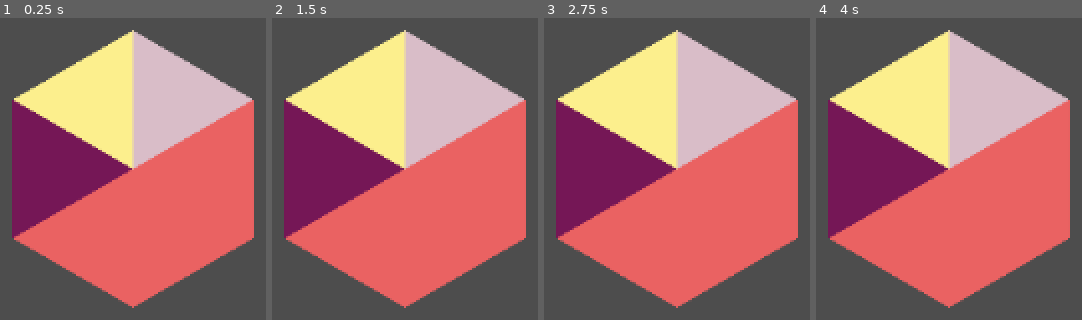
Above: before the commit, frames 1-4 (left to right).
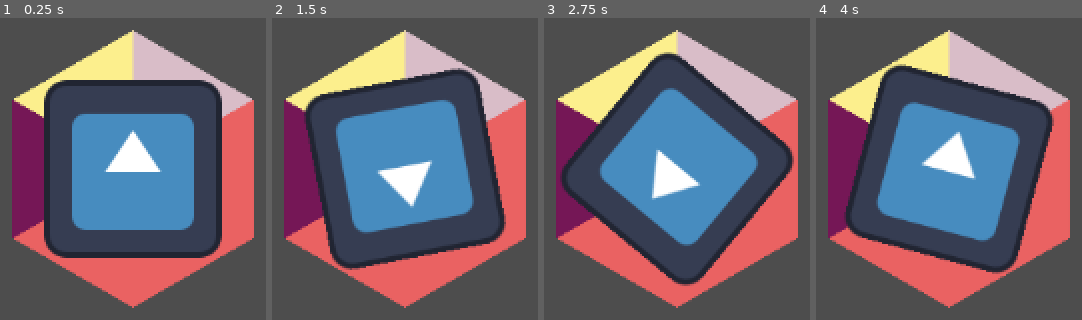
Above: after the commit, the same moments.

Repository: Dragos-F/spinner-autobattler
Game: Godot game, scene res://Scenes/test_scene.tscn
Two runs of this game, one before a commit and one after it. Both use one fixed random seed, a clock stepped at 60 frames per second and the inputs below. Before the commit the project has no main scene; this scene is started directly in both runs. The engine's default icon, where the game draws it, is replaced by a stand-in: a white triangle on a blue panel in a dark square.
Inputs:
- Up to frame 1 (0.25 s): no input
- Up to frame 2 (1.5 s): tap Enter at 0.5 s; tap Space at 0.6, 0.77, 1.07, 1.35 s
- Up to frame 3 (2.75 s): tap Space at 1.52, 1.82, 2.1 s
- Up to frame 4 (4 s): tap Space at 2.85, 3.02, 3.32, 3.6, 3.77 s

The runs differ from the first frame. In frame 1, 39% of the frame differs, in the area x 16-84%, y 20-80%; in frame 2, 39%, in the area x 12-88%, y 16-84%; in frame 3, 39%; in frame 4, 39%.

Commit message:
Added Spinner Logic

Diff:
--- /dev/null
+++ b/Scenes/spinner_scene.tscn
@@ -0,0 +1,10 @@
+[gd_scene format=3 uid="uid://cgt7iy4sqmt42"]
+
+[ext_resource type="Texture2D" uid="uid://5j4kojdswfcv" path="res://icon.svg" id="1_u6vak"]
+[ext_resource type="Script" uid="uid://d230cyej1mx4c" path="res://Scripts/spin_control.gd" id="2_0qxmc"]
+
+[node name="SpinnerRoot" type="Node" unique_id=1682055333]
+
+[node name="Node2D" type="Sprite2D" parent="." unique_id=1998313930]
+texture = ExtResource("1_u6vak")
+script = ExtResource("2_0qxmc")
--- a/Scenes/test_scene.tscn
+++ b/Scenes/test_scene.tscn
@@ -1,12 +1,19 @@
 [gd_scene format=3 uid="uid://b42rsmt8rmb33"]
 
 [ext_resource type="Script" uid="uid://co8ysbawm4o60" path="res://Scripts/wheel_brain.gd" id="1_3dogw"]
+[ext_resource type="PackedScene" uid="uid://cgt7iy4sqmt42" path="res://Scenes/spinner_scene.tscn" id="1_hb2xm"]
 [ext_resource type="Resource" uid="uid://c482igaqx17n6" path="res://Resources/Items/DartsSet.tres" id="2_r5l72"]
 [ext_resource type="Script" uid="uid://b4s8obyrwa5gj" path="res://Scripts/template_slice.gd" id="3_50ct6"]
 
 [node name="Main" type="Node2D" unique_id=706444005]
 
 [node name="Camera2D" type="Camera2D" parent="." unique_id=1778397420]
+
+[node name="SpinnerRoot" parent="." unique_id=1682055333 instance=ExtResource("1_hb2xm")]
+
+[node name="Node2D" parent="SpinnerRoot" index="0" unique_id=1998313930]
+SpinTime = 5.0
+WaitTime = 2.0
 
 [node name="WheelTest" type="Node2D" parent="." unique_id=699852044 node_paths=PackedStringArray("slice_template")]
 script = ExtResource("1_3dogw")
@@ -26,3 +33,5 @@
 
 [connection signal="mouse_entered" from="WheelTest/TemplatePolygon2D/Area2D" to="WheelTest/TemplatePolygon2D" method="_on_area_2d_mouse_entered"]
 [connection signal="mouse_exited" from="WheelTest/TemplatePolygon2D/Area2D" to="WheelTest/TemplatePolygon2D" method="_on_area_2d_mouse_exited"]
+
+[editable path="SpinnerRoot"]
--- /dev/null
+++ b/Scripts/spin_control.gd
@@ -0,0 +1,29 @@
+extends Sprite2D
+class_name Spinner
+
+@export var SpinTime:float = 1
+@export var WaitTime:float = 5
+@export var ResetTime:float = 5
+# Called when the node enters the scene tree for the first time.
+func _ready() -> void:
+
+	pass # Replace with function body.
+
+# Called every frame. 'delta' is the elapsed time since the previous frame.
+func _process(delta: float) -> void:
+	pass
+
+func random_spin():
+	var testRand = randf()
+	print("RANDOM SPIN!!!!")
+	print("randomspin: "+str(testRand))
+	var tween = get_tree().create_tween()
+	tween.set_ease(Tween.EASE_OUT)
+	tween.tween_property(self, "rotation", rotation+6*PI+testRand*2*PI, SpinTime).set_trans(Tween.TRANS_QUART)
+	tween.chain().tween_property(self, "rotation", 0, ResetTime).set_trans(Tween.TRANS_SINE).set_delay(WaitTime)
+	pass
+
+func _input(event):
+	if event is InputEventKey and event.pressed:
+		if event.keycode == KEY_SPACE:
+			random_spin()
--- a/project.godot
+++ b/project.godot
@@ -11,6 +11,7 @@
 [application]
 
 config/name="SpinnerAutobattler"
+run/main_scene="uid://b42rsmt8rmb33"
 config/features=PackedStringArray("4.7", "Forward Plus")
 config/icon="res://icon.svg"
 
Not shown, added: Scripts/spin_control.gd.uid
